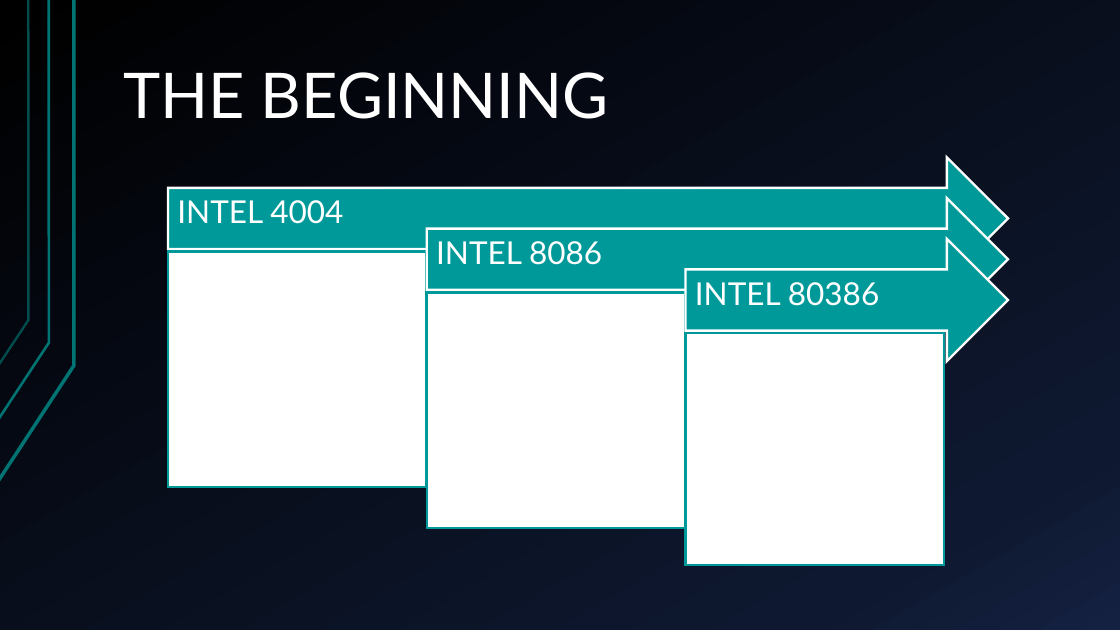
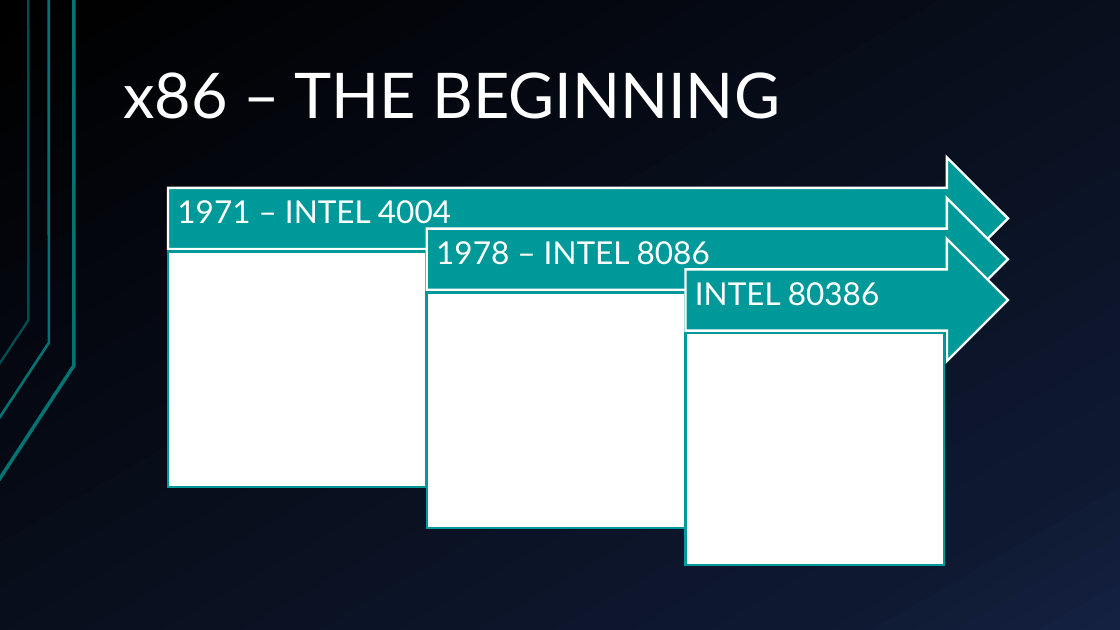
Before and after one commit to pythonleo/EnglishProject, a slide deck: slide 2 of template.pptx. Drawn at 1120x630 pixels with LibreOffice and Linux fonts; fonts in the diff are those of the drawing. Boxes give left, top, right and bottom in pixels: in the first picture for what was removed or moved away, otherwise in the second. Text is boxed around its words. In the diff, an @@ line names an element or a change of style, - is before the commit and + after.

```diff
--- a/template.pptx
+++ b/template.pptx
@@ title at box(123, 72, 780, 119): text changed @@
-THE BEGINNING
+x86 – THE BEGINNING
@@ text at box(177, 200, 451, 230): text changed @@
-INTEL 4004
+1971 – INTEL 4004
@@ text at box(436, 241, 710, 270): text changed @@
-INTEL 8086
+1978 – INTEL 8086
```
Also in this commit, not shown: 3 slides added, 1 other file.
